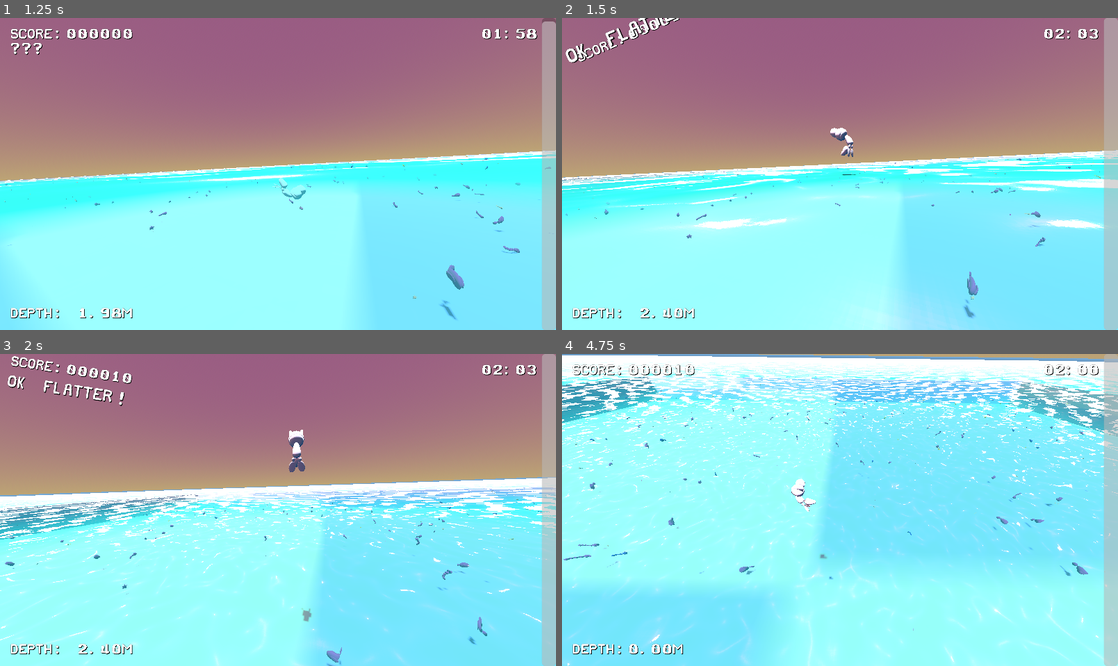
Above: before the commit, frames 1-4 (two rows, left to right).
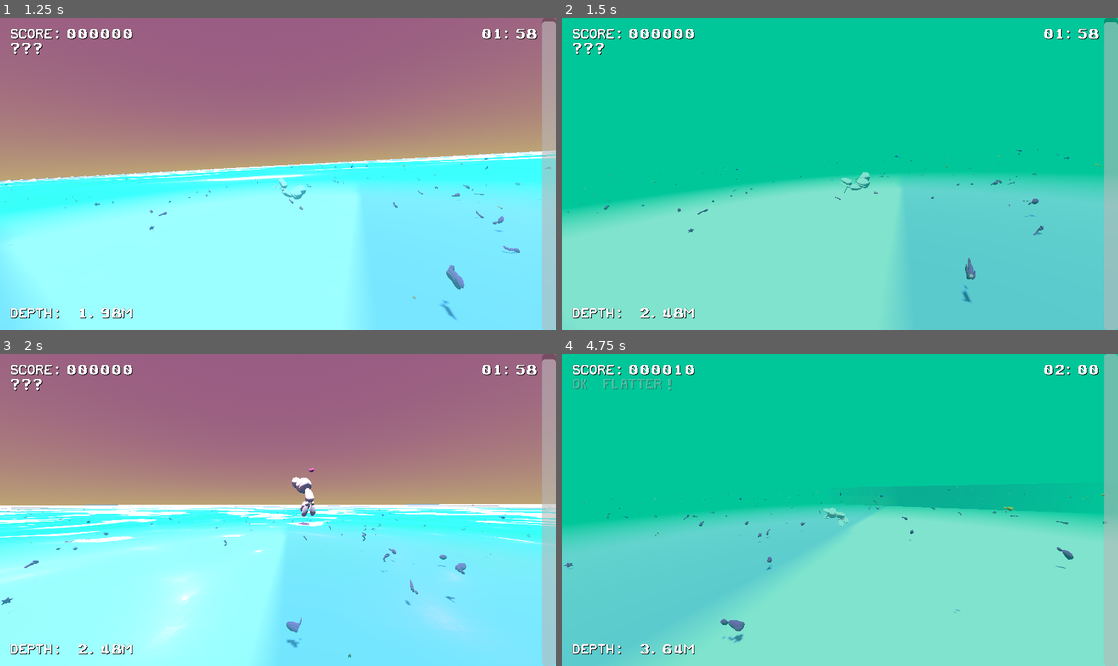
Above: after the commit, the same moments.

Repository: thebombshell/LD57
Game: Godot game, scene res://Scenes/Maps/game.tscn
Same seed, same stepped clock (60 frames per second), same inputs: the game is played once before the commit and once after it.
Inputs:
- Up to frame 1 (1.25 s): hold D (move_right) from 0.53 s (still down); hold Shift (dive) from 0.53 s (still down); tap Space (jump) at 0.77 s
- Up to frame 2 (1.5 s): release D (move_right) at 1.28 s; release Shift (dive) at 1.28 s; hold S (move_back) from 1.28 s (still down); tap Shift (dive) at 1.35 s
- Up to frame 3 (2 s): keep holding S (move_back); tap Space (jump) at 1.52 s
- Up to frame 4 (4.75 s): release S (move_back) at 2.03 s; hold Shift (dive) 2.03-2.78 s; hold D (move_right) 2.03-3.53 s; tap W (move_fore) at 2.1, 4.35 s; tap Shift (dive) at 2.85, 4.55 s; tap Space (jump) at 3.02, 3.77, 4.52 s; hold Shift (dive) 3.53-4.28 s; hold A (move_left) from 3.53 s (still down)

Frame 1 is identical in both runs. In frame 2, 98% of the frame differs, in the area x 0-100%, y 0-100%; in frame 3, 23%; in frame 4, 98%.

Commit message:
music and underwater sound filtering

Diff:
--- a/Scenes/Maps/game.tscn
+++ b/Scenes/Maps/game.tscn
@@ -10,6 +10,7 @@
 [ext_resource type="Script" uid="uid://ccbnjgsbwj5ck" path="res://Scripts/fish_manager.gd" id="7_cdrm4"]
 [ext_resource type="ArrayMesh" uid="uid://ckqvfxmfg2vbk" path="res://Models/fish_wriggler.res" id="8_nab8s"]
 [ext_resource type="ArrayMesh" uid="uid://cw3igfscxwtut" path="res://Models/fish_spinner.res" id="9_rcu24"]
+[ext_resource type="AudioStream" uid="uid://fyjiqqewb843" path="res://Sounds/music.tres" id="11_1n328"]
 
 [sub_resource type="BoxShape3D" id="BoxShape3D_nh5p0"]
 size = Vector3(500, 5, 500)
@@ -260,3 +261,8 @@
 cohesion = 0.5
 top = -10.0
 bot = -22.0
+
+[node name="AudioStreamPlayer" type="AudioStreamPlayer" parent="."]
+stream = ExtResource("11_1n328")
+autoplay = true
+bus = &"Music"
--- a/Scenes/Objects/slappy.tscn
+++ b/Scenes/Objects/slappy.tscn
@@ -32,15 +32,19 @@
 [node name="SlappyFootsteps" type="AudioStreamPlayer3D" parent="." index="3"]
 volume_db = -5.0
 max_polyphony = 3
+bus = &"SFX"
 
 [node name="SlappySploosh" type="AudioStreamPlayer3D" parent="." index="4"]
 volume_db = -5.0
 pitch_scale = 0.7
+bus = &"SFX"
 
 [node name="SlappyBreach" type="AudioStreamPlayer3D" parent="." index="5"]
 stream = ExtResource("3_ja2u1")
 volume_db = -5.0
 max_polyphony = 2
+bus = &"SFX"
 
 [node name="DiveSound" type="AudioStreamPlayer3D" parent="." index="6"]
 stream = ExtResource("3_enm15")
+bus = &"SFX"
--- a/Scripts/follow_camera.gd
+++ b/Scripts/follow_camera.gd
@@ -2,8 +2,10 @@
 
 @onready var underwater_effect: MeshInstance3D = $UnderwaterEffect
 
-func _process(_delta: float) -> void:
+func _process(t_delta: float) -> void:
 
 	underwater_effect.visible = global_position.y < 0.0;
+	var filter : AudioEffectLowPassFilter = AudioServer.get_bus_effect(AudioServer.get_bus_index("Master"), 0);
+	filter.cutoff_hz = lerp(filter.cutoff_hz, 2000.0 if global_position.y < 0.0 else 20500.0, 4.0 * t_delta);
 
 	return;
--- a/Scripts/slappy.gd
+++ b/Scripts/slappy.gd
@@ -277,7 +277,7 @@
 	input_curr.jump = Input.is_action_pressed("jump");
 	input_curr.dive = Input.is_action_pressed("dive");
 
-	if Input.is_action_just_pressed("dive"):
+	if !is_underwater && Input.is_action_just_pressed("dive"):
 		if is_on_floor():
 			velocity.y = 10.0;
 		dive();
--- /dev/null
+++ b/Sounds/music.tres
@@ -0,0 +1,8 @@
+[gd_resource type="AudioStreamSynchronized" load_steps=2 format=3 uid="uid://fyjiqqewb843"]
+
+[ext_resource type="AudioStream" uid="uid://6253nx02sbdc" path="res://Sounds/music_1.wav" id="1_1yc1a"]
+
+[resource]
+stream_count = 1
+stream_0/stream = ExtResource("1_1yc1a")
+stream_0/volume = 0.0
--- /dev/null
+++ b/new_audio_bus_layout.tres
@@ -0,0 +1,22 @@
+[gd_resource type="AudioBusLayout" load_steps=2 format=3 uid="uid://dky1sgn21ql38"]
+
+[sub_resource type="AudioEffectLowPassFilter" id="AudioEffectLowPassFilter_vfh3k"]
+resource_name = "LowPassFilter"
+cutoff_hz = 20500.0
+db = 3
+
+[resource]
+bus/0/effect/0/effect = SubResource("AudioEffectLowPassFilter_vfh3k")
+bus/0/effect/0/enabled = true
+bus/1/name = &"Music"
+bus/1/solo = false
+bus/1/mute = false
+bus/1/bypass_fx = false
+bus/1/volume_db = 0.0
+bus/1/send = &"Master"
+bus/2/name = &"SFX"
+bus/2/solo = false
+bus/2/mute = false
+bus/2/bypass_fx = false
+bus/2/volume_db = 0.0
+bus/2/send = &"Master"
--- a/project.godot
+++ b/project.godot
@@ -14,6 +14,10 @@
 run/main_scene="uid://bohnk0v8c2sb7"
 config/features=PackedStringArray("4.4", "GL Compatibility")
 config/icon="res://icon.svg"
+
+[audio]
+
+buses/default_bus_layout="uid://dky1sgn21ql38"
 
 [display]
 
Not shown: 1 places in Scenes/Maps/game.tscn that only renumber resources
Not shown, added: Sounds/music_1.wav.import
Not shown, added: RawAssets/music/Backup/music (autosaved at 22h56).flp
Not shown, added: RawAssets/music/Backup/music (overwritten at 23h02).flp
Not shown, added: RawAssets/music/Backup/music (overwritten at 23h10).flp
Not shown, added: RawAssets/music/music.flp
Not shown, added: Sounds/music_1.wav
